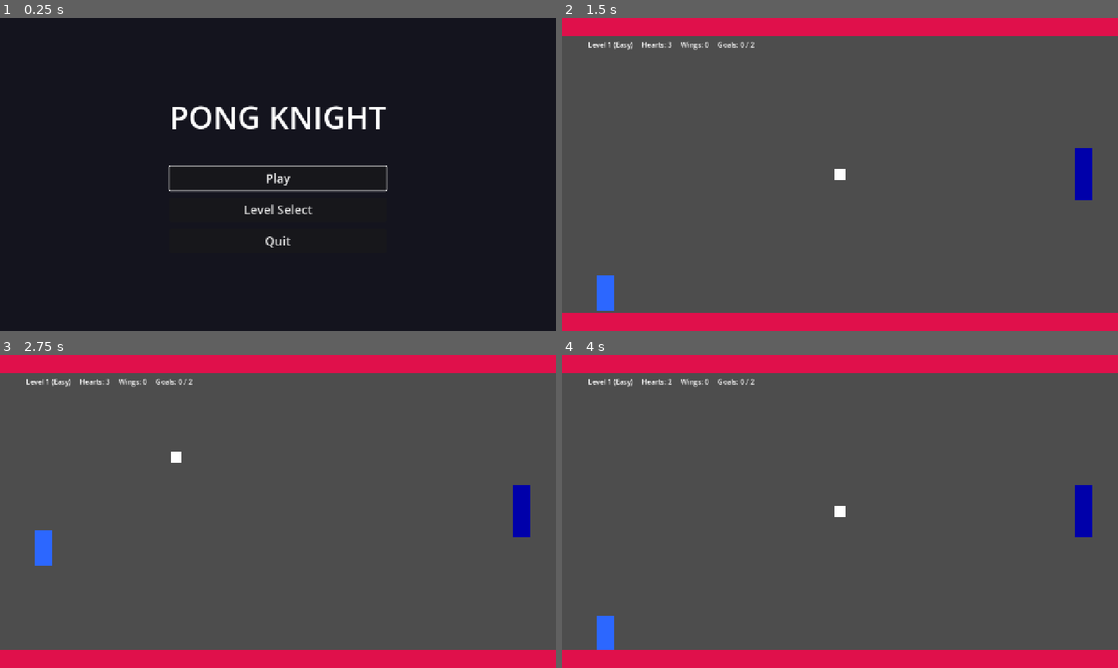
Above: before the commit, frames 1-4 (two rows, left to right).
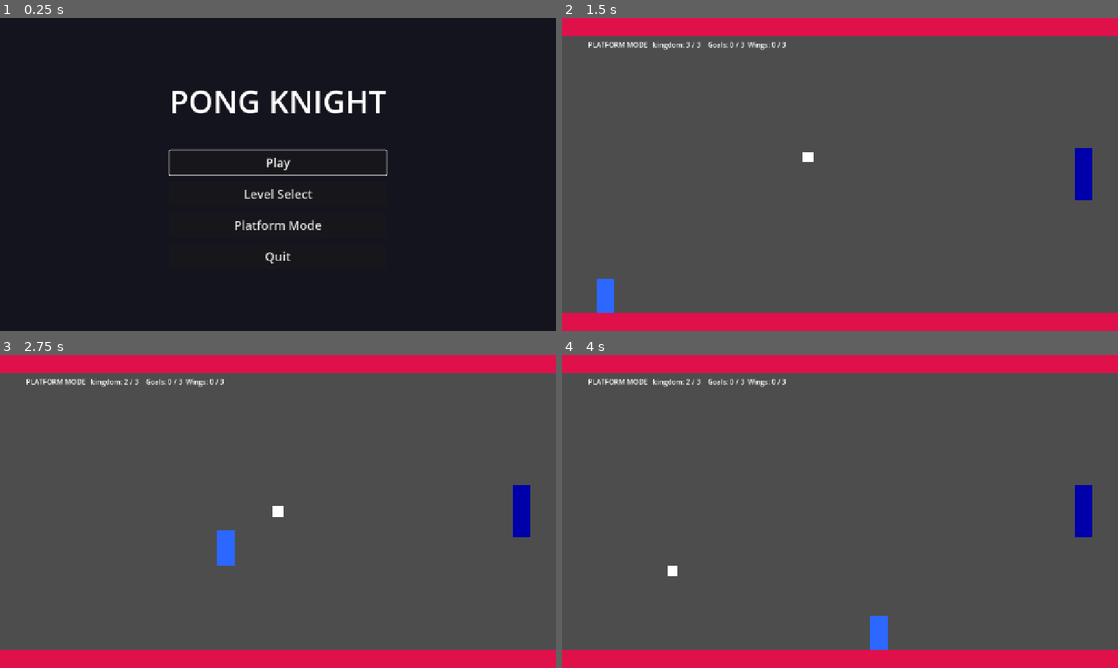
Above: after the commit, the same moments.

Repository: Manavchaudhari/PONG
Game: Godot game, scene res://main_menu.tscn
Two runs of this game, one before a commit and one after it. Both use one fixed random seed, a clock stepped at 60 frames per second and the inputs below.
Inputs (mouse positions are in pixels of both pictures, inside the frame that each line leads up to):
- Up to frame 1 (0.25 s): no input
- Up to frame 2 (1.5 s): click (840, 224) at 0.5 s, where only the run after the commit has a clickable "Platform Mode"; click (840, 177) at 1.25 s, where only the run before the commit has a clickable "Play"
- Up to frame 3 (2.75 s): tap Enter (ui_accept) at 2, 2.1 s; move the mouse to (400, 495) at 2.02 s; hold D (move_right) from 2.03 s (still down); tap Space (jump) at 2.27 s
- Up to frame 4 (4 s): move the mouse to (728, 527) at 2.77 s; tap S (fast_fall) at 2.85 s; tap Space (jump) at 3.02 s; tap Enter (ui_accept) at 3.05, 3.8 s; move the mouse to (895, 442) at 3.52 s; release D (move_right) at 3.53 s; hold A (move_left) from 3.53 s (still down); click (895, 442) at 3.6 s

The runs differ from the first frame. In frame 1, 4.0% of the frame differs, in the area x 30-70%, y 23-79%; in frame 2, 0.6%; in frame 3, 1.3%; in frame 4, 1.3%.

Commit message:
Add HealthComponent and Platform Mode skeleton

Diff:
--- /dev/null
+++ b/components/health_component.gd
@@ -0,0 +1,30 @@
+class_name HealthComponent
+extends Node
+## COMPONENT: health points
+
+signal changed(current: int, max_value: int)
+signal died
+
+@export var max_health: int = 3
+
+var current: int = 0
+
+func _ready() -> void:
+	current = max_health
+
+func damage(amount: int = 1) -> void:
+	if current <= 0:
+		return # already dead ignore any extra hits
+	current = max(current - amount, 0)
+	changed.emit(current, max_health)
+	if current == 0:
+		died.emit()
+
+
+func heal(amount: int = 1) -> void:
+	current = min(current + amount, max_health)
+	changed.emit(current, max_health)
+
+
+func is_alive() -> bool:
+	return current > 0
--- a/main_menu.gd
+++ b/main_menu.gd
@@ -3,6 +3,7 @@
 ## Level buttons are created in code, so adding levels never needs editor work.
 
 const GAME_SCENE: String = "res://main.tscn"
+const PLATFORM_SCENE: String = "res://platform_mode.tscn"
 
 @onready var main_buttons: VBoxContainer = $Center/MainButtons
 @onready var level_panel: VBoxContainer = $Center/LevelPanel
@@ -12,6 +13,7 @@
 func _ready() -> void:
 	$Center/MainButtons/PlayButton.pressed.connect(_start.bind(1))
 	$Center/MainButtons/LevelSelectButton.pressed.connect(_show_levels.bind(true))
+	$Center/MainButtons/PlatformButton.pressed.connect(_start_platform)
 	$Center/MainButtons/QuitButton.pressed.connect(get_tree().quit)
 	$Center/LevelPanel/BackButton.pressed.connect(_show_levels.bind(false))
 	# Quit does nothing in a browser tab, so hide it on the web build.
@@ -39,6 +41,10 @@
 		$Center/MainButtons/PlayButton.grab_focus()
 
 
+func _start_platform() -> void:
+	get_tree().change_scene_to_file(PLATFORM_SCENE)
+
+
 func _start(level: int) -> void:
 	GameState.start_run(level)  # fresh 3 hearts, chosen level
 	get_tree().change_scene_to_file(GAME_SCENE)
--- a/main_menu.tscn
+++ b/main_menu.tscn
@@ -55,6 +55,12 @@
 theme_override_font_sizes/font_size = 28
 text = "Level Select"
 
+[node name="PlatformButton" type="Button" parent="Center/MainButtons" unique_id=1580464433]
+custom_minimum_size = Vector2(0, 56)
+layout_mode = 2
+theme_override_font_sizes/font_size = 28
+text = "Platform Mode"
+
 [node name="QuitButton" type="Button" parent="Center/MainButtons" unique_id=2084161307]
 custom_minimum_size = Vector2(0, 56)
 layout_mode = 2
--- /dev/null
+++ b/platform_mode.gd
@@ -0,0 +1,105 @@
+extends Node2D
+## Platform Mode: Platform + side scroller
+## 3 misses and kingdom ded
+
+enum MatchState { PLAYING, WON, LOST }
+
+const MENU_SCENE: String = "res://main_menu.tscn"
+
+##Ball + enemy difficulty
+@export var level: LevelData
+@export var goals_to_win: int = 3
+
+@onready var ball: CharacterBody2D = $Ball
+@onready var enemy: Area2D = $Enemy
+@onready var hud_label: Label = $HUD/Label
+@onready var kingdom: HealthComponent = $Kingdom
+@onready var player: CharacterBody2D = $Player
+@onready var spawner: Node2D = $PowerUpSpawner
+
+var score: int = 0
+var state: MatchState = MatchState.PLAYING
+
+
+func _ready() -> void:
+	GameState.wing_charges = 0  # fresh run: no leftover wings from classic
+	spawner.powerup_collected.connect(_on_powerup_collected)
+	player.wing_charges_changed.connect(_on_wing_charges_changed)
+	_apply_level()
+	$LeftGoal.body_entered.connect(_on_left_goal)
+	$RightGoal.body_entered.connect(_on_right_goal)
+	kingdom.changed.connect(_on_kingdom_changed)
+	kingdom.died.connect(_on_kingdom_ruined)
+	_update_hud()
+	ball.reset()
+
+
+func _apply_level() -> void:
+	ball.start_speed = level.ball_speed
+	ball.speed_up_per_hit = level.ball_speed_up_per_hit
+	ball.max_speed = level.ball_max_speed
+	enemy.max_speed = level.ai_speed
+	enemy.reaction_time = level.ai_reaction_time
+	enemy.aim_error = level.ai_aim_error
+
+
+func _process(_delta: float) -> void:
+	if Input.is_action_just_pressed("ui_cancel"):
+		get_tree().change_scene_to_file(MENU_SCENE)
+		return
+	if state != MatchState.PLAYING and Input.is_action_just_pressed("ui_accept"):
+		get_tree().reload_current_scene()
+
+## kingdom tak a hit
+func _on_left_goal(body: Node2D) -> void:
+	if state != MatchState.PLAYING or body != ball:
+		return
+	kingdom.damage(1)
+	if kingdom.is_alive():
+		ball.reset.call_deferred()
+
+## enemy take a hit
+func _on_right_goal(body: Node2D) -> void:
+	if state != MatchState.PLAYING or body != ball:
+		return
+	score += 1
+	_update_hud()
+	if score >= goals_to_win:
+		_end_match(MatchState.WON, "KINGDOM IS SAVED YIPPPIEEEEE")
+	else:
+		ball.reset.call_deferred()
+
+
+func _on_kingdom_changed(_current: int, _max_value: int) -> void:
+	_update_hud()
+
+
+func _on_kingdom_ruined() -> void:
+	_end_match(MatchState.LOST, "KINGDOM DED BOOOO")
+
+
+func _on_powerup_collected(type: int) -> void:
+	if state != MatchState.PLAYING:
+		return
+	match type:
+		0:  # WINGS
+			player.add_wing_charge()
+		1:  # HEART
+			kingdom.heal(1)
+
+
+## Skip once the match is over, so spending wings can't wipe the end message.
+func _on_wing_charges_changed(_charges: int) -> void:
+	if state == MatchState.PLAYING:
+		_update_hud()
+
+
+func _end_match(new_state: MatchState, message: String) -> void:
+	state = new_state
+	ball.stop.call_deferred()
+	spawner.clear()
+	hud_label.text += "\n" + message + "\nEnter to play again  Esc for menu"
+
+
+func _update_hud() -> void:
+	hud_label.text = "PLATFORM MODE   kingdom: %d / %d    Goals: %d / %d  Wings: %d / %d" % [kingdom.current, kingdom.max_health, score, goals_to_win, GameState.wing_charges, GameState.MAX_WING_CHARGES]
--- /dev/null
+++ b/platform_mode.tscn
@@ -0,0 +1,97 @@
+[gd_scene format=3 uid="uid://b3inylumkcdvh"]
+
+[ext_resource type="Script" uid="uid://cfp6hv6vn82ne" path="res://platform_mode.gd" id="1_bbd6r"]
+[ext_resource type="Resource" path="res://resources/levels/level_08.tres" id="2_6anth"]
+[ext_resource type="PackedScene" uid="uid://bx8j7svrtatrd" path="res://player.tscn" id="2_betjq"]
+[ext_resource type="Script" uid="uid://db4ehntiugn35" path="res://components/run_component.gd" id="3_bbd6r"]
+[ext_resource type="PackedScene" uid="uid://de78u6sepvyir" path="res://ball.tscn" id="4_6anth"]
+[ext_resource type="PackedScene" uid="uid://bwg5ophgft0le" path="res://enemy.tscn" id="5_nfq1v"]
+[ext_resource type="Script" uid="uid://b13yqofmncmqn" path="res://PowerUpSpawner.gd" id="6_kn7os"]
+[ext_resource type="PackedScene" uid="uid://dwyx308dggqmr" path="res://power_up.tscn" id="7_72gg1"]
+[ext_resource type="Script" uid="uid://dnrs7elcyv66y" path="res://components/health_component.gd" id="9_nfq1v"]
+
+[sub_resource type="RectangleShape2D" id="RectangleShape2D_rlcta"]
+size = Vector2(1280, 40)
+
+[sub_resource type="RectangleShape2D" id="RectangleShape2D_1xoxp"]
+size = Vector2(40, 800)
+
+[node name="PlatformMode" type="Node2D" unique_id=758064022]
+script = ExtResource("1_bbd6r")
+level = ExtResource("2_6anth")
+
+[node name="Floor" type="StaticBody2D" parent="." unique_id=736178871]
+position = Vector2(640, 700)
+
+[node name="CollisionShape2D" type="CollisionShape2D" parent="Floor" unique_id=184126609]
+shape = SubResource("RectangleShape2D_rlcta")
+
+[node name="ColorRect" type="ColorRect" parent="Floor" unique_id=1602845967]
+offset_left = -640.0
+offset_top = -20.0
+offset_right = 640.0
+offset_bottom = 20.0
+color = Color(0.8765211, 0.063208155, 0.295354, 1)
+
+[node name="Ceiling" type="StaticBody2D" parent="." unique_id=859237562]
+position = Vector2(640, 20)
+
+[node name="CollisionShape2D" type="CollisionShape2D" parent="Ceiling" unique_id=1777670720]
+shape = SubResource("RectangleShape2D_rlcta")
+
+[node name="ColorRect" type="ColorRect" parent="Ceiling" unique_id=1065525281]
+offset_left = -640.0
+offset_top = -20.0
+offset_right = 640.0
+offset_bottom = 20.0
+color = Color(0.8765211, 0.063208155, 0.295354, 1)
+
+[node name="Player" parent="." unique_id=855352631 instance=ExtResource("2_betjq")]
+position = Vector2(100, 600)
+collision_layer = 2
+wings_duration = 10.0
+fly_up_speed = 750.0
+fly_down_speed = 250.0
+
+[node name="RunComponent" type="Node" parent="Player" unique_id=1359386398]
+script = ExtResource("3_bbd6r")
+move_speed = 600.0
+metadata/_custom_type_script = "uid://db4ehntiugn35"
+
+[node name="Ball" parent="." unique_id=2069878432 instance=ExtResource("4_6anth")]
+position = Vector2(640, 360)
+
+[node name="Enemy" parent="." unique_id=1962391546 instance=ExtResource("5_nfq1v")]
+position = Vector2(1200, 360)
+
+[node name="LeftGoal" type="Area2D" parent="." unique_id=200926640]
+position = Vector2(-30, 360)
+collision_layer = 0
+collision_mask = 5
+
+[node name="CollisionShape2D" type="CollisionShape2D" parent="LeftGoal" unique_id=2522739]
+shape = SubResource("RectangleShape2D_1xoxp")
+
+[node name="RightGoal" type="Area2D" parent="." unique_id=1702744482]
+position = Vector2(1310, 360)
+collision_layer = 0
+collision_mask = 5
+
+[node name="CollisionShape2D" type="CollisionShape2D" parent="RightGoal" unique_id=500858253]
+shape = SubResource("RectangleShape2D_1xoxp")
+
+[node name="HUD" type="CanvasLayer" parent="." unique_id=1247326122]
+
+[node name="Label" type="Label" parent="HUD" unique_id=1937329162]
+offset_left = 60.0
+offset_top = 50.0
+offset_right = 100.0
+offset_bottom = 73.0
+
+[node name="PowerUpSpawner" type="Node2D" parent="." unique_id=1541257768]
+script = ExtResource("6_kn7os")
+powerup_scene = ExtResource("7_72gg1")
+
+[node name="Kingdom" type="Node" parent="." unique_id=1743265613]
+script = ExtResource("9_nfq1v")
+metadata/_custom_type_script = "uid://dnrs7elcyv66y"
Not shown, added: components/health_component.gd.uid
Not shown, added: platform_mode.gd.uid
